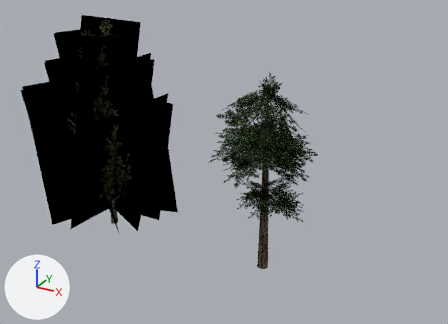
What one commit did to the Blender file Assets/#Stalway/Models/Folliage/FolliageBlend.blend.
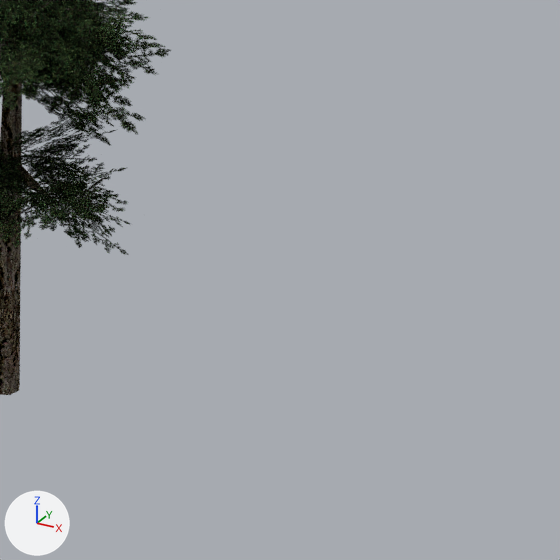
Old and new are each drawn whole from a 50 mm camera at (18.9, -41.2, 29.5) aimed at (-4.0, 0.3, 8.8) and again close up on the part from 58% to 100% of the width and 42% to 100% of the height. The lights are fixed; the arrows at lower left show +X, +Y and +Z.

In view in the first close-up: 'Tree1'.
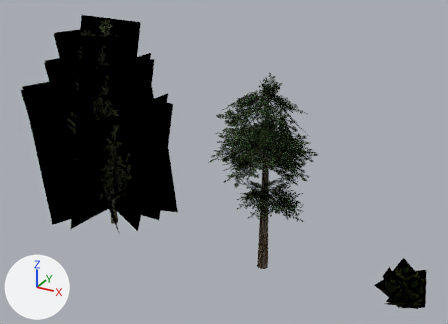
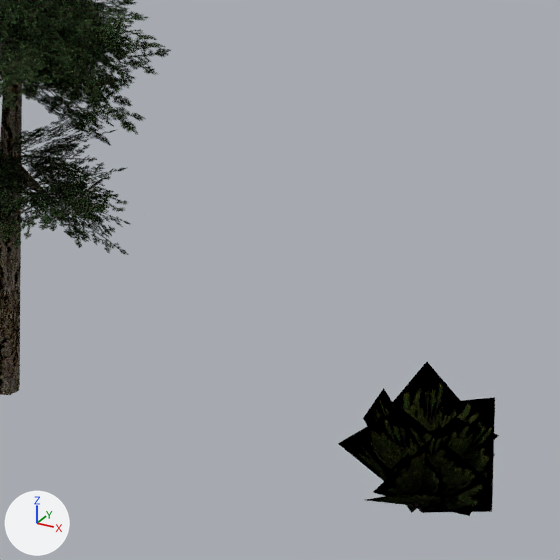
The newer file is also turned or shifted as a whole; pictures and numbers use the older file's frame.

Location of each change, (x1, y1, x2, y2) in pixels of the close-ups (560 x 560 px):
'Bush1', added (black): after (338, 362, 499, 516)

The change, as a diff of the scene's bpy script:
```diff
--- a/Assets/#Stalway/Models/Folliage/FolliageBlend.blend.py
+++ b/Assets/#Stalway/Models/Folliage/FolliageBlend.blend.py
@@ img_branch8_png @@
+img_branch8_png = load_image('branch8.png', '../../Textures/Folliage/branch8.png', 256, 256, 'sRGB')
@@ mat_leavesbush1 @@
+mat_leavesbush1 = principled_material('LeavesBush1')
+mat_leavesbush1.texture = img_branch8_png
+mat_leavesbush1.specular_ior_level = 0.0
@@ me_plane_001 @@
+me_plane_001.from_pydata(...)  # 40 vertices, 10 faces; spans x -2.19..1.93, y -2.14..2.05, z -0.34..3.48
+me_plane_001.materials.append(mat_leavesbush1)  # picture img_branch8_png
@@ ob_bush1 @@
+ob_bush1 = bpy.data.objects.new('Bush1', me_plane_001)
+ob_bush1.location = (11.84, 0.01, 0.24)
```
